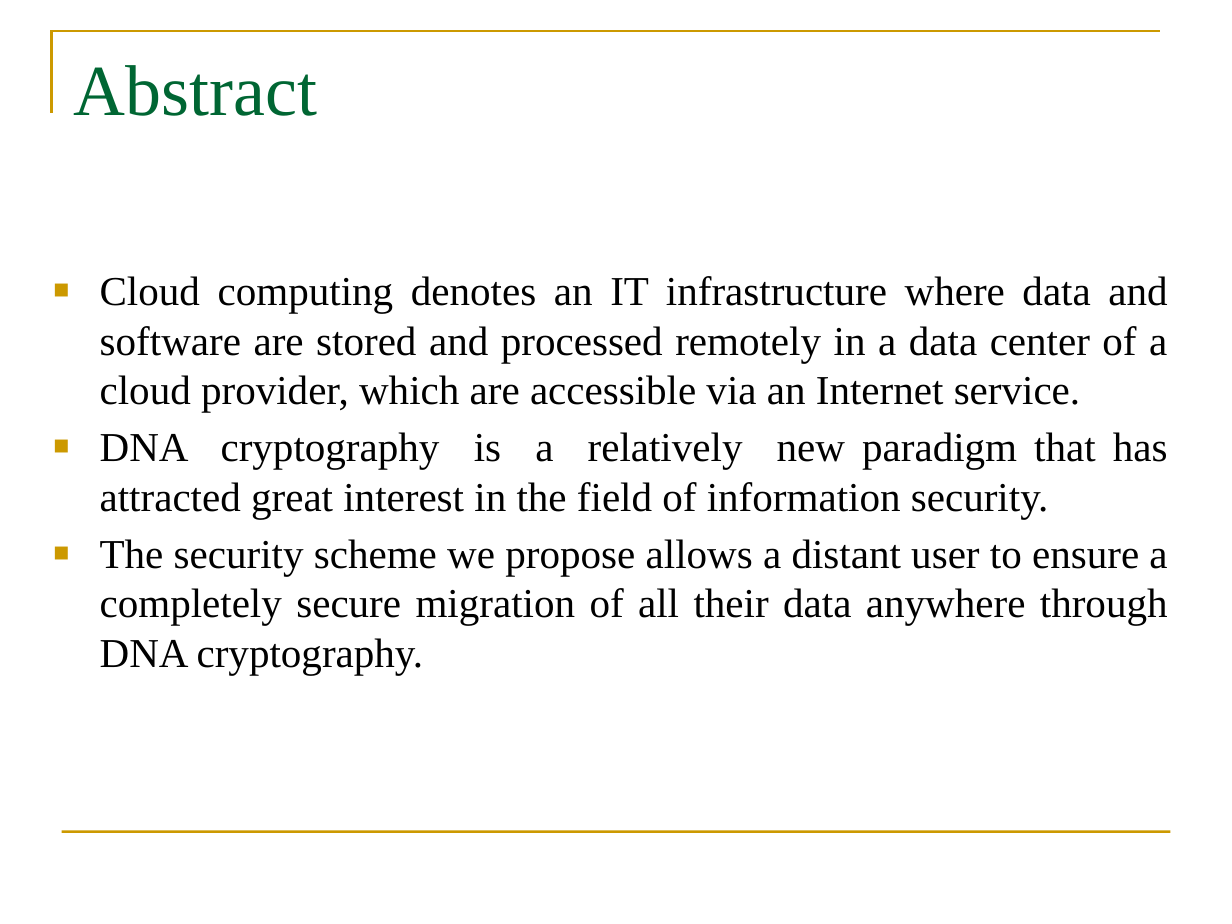
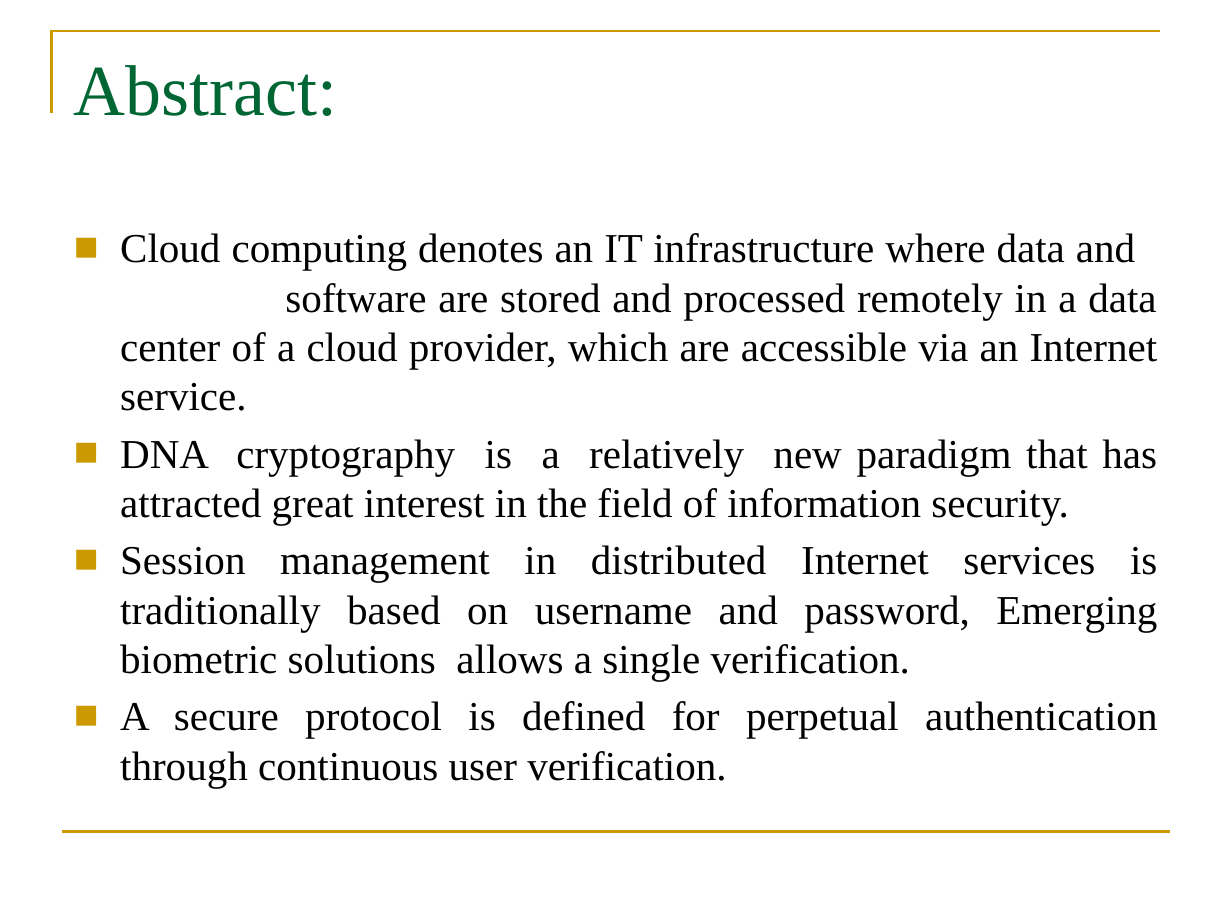
Before and after one commit to Lakshmi544-lab/A5-SRIT-2020, a slide deck: slide 2 of DNA for review0.pptx. Drawn at 1232x924 pixels with LibreOffice and Linux fonts; fonts in the diff are those of the drawing; background and template pictures are left out. Boxes give left, top, right and bottom in pixels: in the first picture for what was removed or moved away, otherwise in the second. Text is boxed around its words. In the diff, an @@ line names an element or a change of style, - is before the commit and + after.

```diff
--- a/DNA for review0.pptx
+++ b/DNA for review0.pptx
@@ title at [74,65,337,116]: text changed @@
-Abstract
+Abstract:
@@ text "Cloud computing denotes an IT ...": place and size @@
-text "Cloud computing denotes an IT ..." at [100,276,1168,675]
+text "Cloud computing denotes an IT ..." at [120,233,1158,788]
@@ text at [120,545,1157,788]: text changed @@
-■ The security scheme we propose allows a distant user to ensure a completely secure migration of all their data anywhere through DNA cryptography.
+■ Session management in distributed Internet services is traditionally based on username and password, Emerging biometric solutions allows a single verification.
+■ A secure protocol is defined for perpetual authentication through continuous user verification.
```
Also in this commit, not shown: 3 other slides changed, 10 slides added, 4 slides removed.
